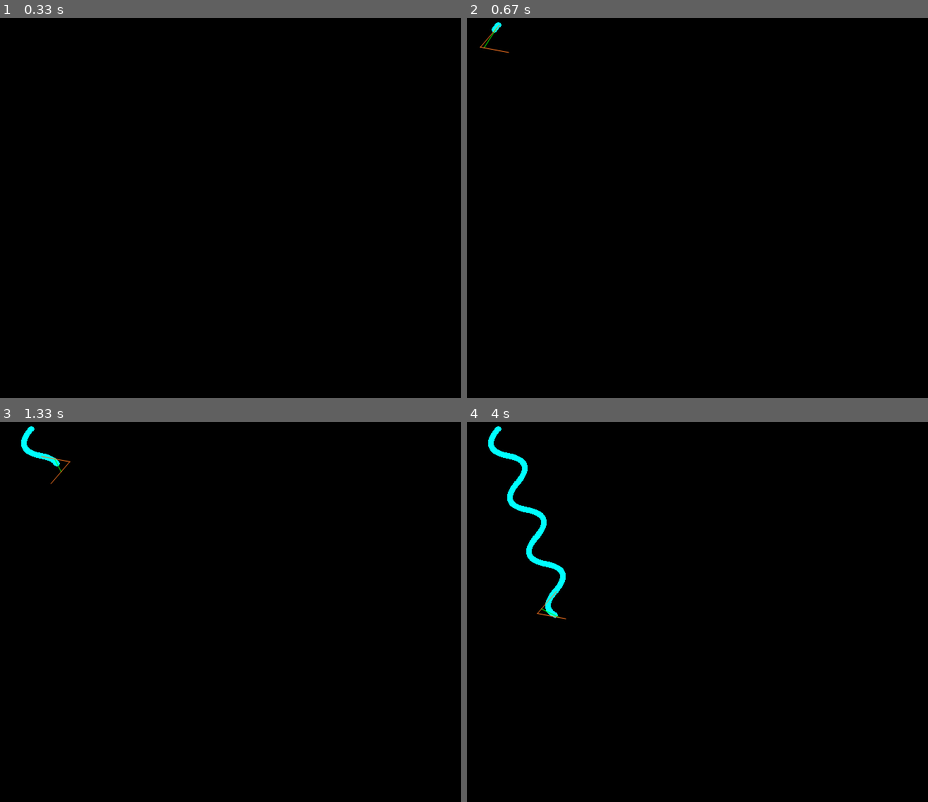
Above: before the commit, frames 1-4 (two rows, left to right).
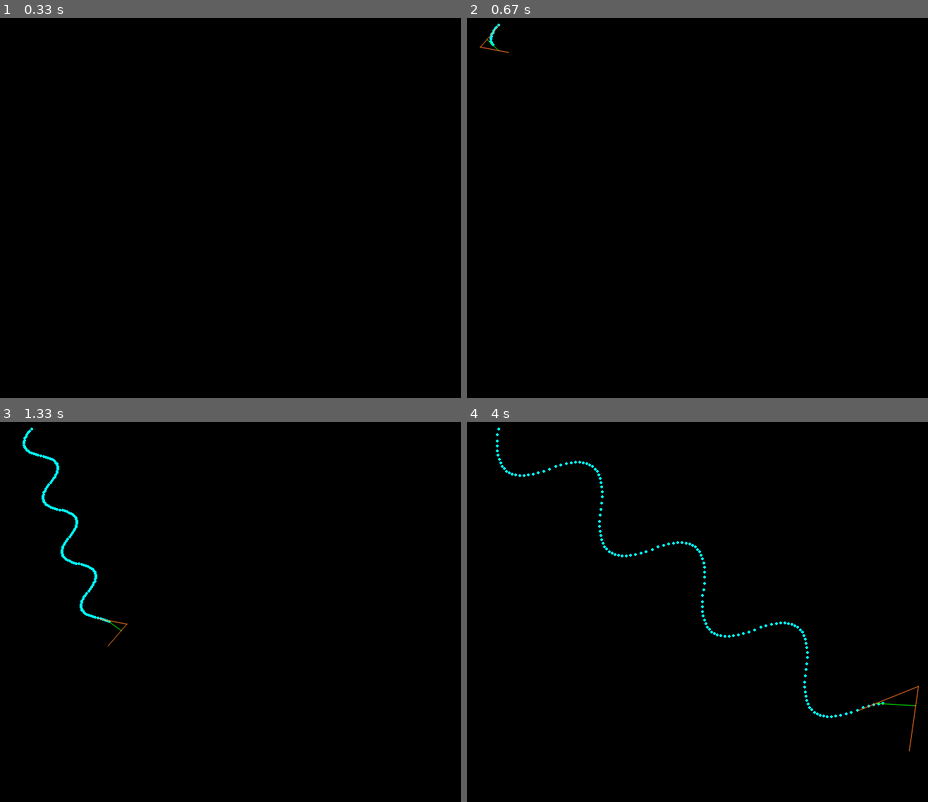
Above: after the commit, the same moments.

Repository: DoYouEvenStackSmash/planning-algorithms-exercises
Game: pygame game, started from src/custom/chain/driver.py
The game is run twice, just before and just after one commit, with the same random seed, the same clock (stepped at 60 frames per second) and the same inputs.
Inputs (mouse positions are in pixels of both pictures, inside the frame that each line leads up to):
- Up to frame 1 (0.33 s): no input
- Up to frame 2 (0.67 s): press the mouse at (711, 272) at 0.37 s; move the mouse to (642, 257) at 0.47 s; release the mouse at (573, 242) at 0.6 s
- Up to frame 3 (1.33 s): press the mouse at (244, 676) at 1.2 s; move the mouse to (179, 604) at 1.3 s
- Up to frame 4 (4 s): release the mouse at (577, 528) at 1.43 s; click (821, 596) at 2.38 s; click (909, 748) at 3.22 s

Frame 1 is identical in both runs. In frame 2, less than 0.1% of the frame differs, in the area x 3-8%, y 1-9%; in frame 3, 0.5%; in frame 4, 1.5%, in the area x 4-99%, y 1-87%.

Commit message:
added cube driver

Diff:
--- /dev/null
+++ b/src/custom/chain/cube-driver.py
@@ -0,0 +1,87 @@
+#!/usr/bin/python3
+import pygame
+import time
+from render_support import PygameArtFxns as pafn
+from render_support import GeometryFxns as gfn
+from render_support import MathFxns
+from render_support import TransformFxns as tfn
+import sys
+LALT = 256
+LSHIFT = 1
+LCTRL = 64
+SPACE = 32
+
+def lerp_list(p1, p2, n = 100):
+  pts = []
+  step = 1 / n
+  for i in range(n):
+    pts.append(gfn.lerp(p1, p2, step * i))
+  pts.append(p2)
+  return pts
+
+def lerp_calculate(pts, n = 100):
+  l1 = lerp_list(pts[0],pts[1])
+  l2 = lerp_list(pts[1],pts[2])
+  l3 = lerp_list(pts[2],pts[3])
+  m1 = []
+  m2 = []
+  step = 1 / n
+  for i in range(n):
+    m1.append(gfn.lerp(l1[i],l2[i],i * step))
+    m2.append(gfn.lerp(l2[i],l3[i],i * step))
+  m1.append(gfn.lerp(l1[-1],l2[-1],1))
+  m2.append(gfn.lerp(l2[-1],l3[-1],1))
+  m3 = []
+  for i in range(n):
+    m3.append(gfn.lerp(m1[i],m2[i],i * step))
+  m3.append(gfn.lerp(m1[-1],m2[-1],1))
+  return l1,l2,l3,m1,m2,m3
+
+
+
+def pygame_cube_lerp_main(screen):
+  k = 100
+  segment = 8
+  origin = (k,k)
+  pts = []
+  while 1:
+    for event in pygame.event.get():
+      if event.type == pygame.MOUSEBUTTONDOWN:
+        # LCTRL for exit hotkey
+        if pygame.key.get_mods() == LCTRL:
+          sys.exit()
+        if pygame.key.get_mods() == LALT:
+          pafn.clear_frame(screen)
+          continue
+        while pygame.MOUSEBUTTONUP not in [event.type for event in pygame.event.get()]:
+          continue
+        p = pygame.mouse.get_pos()
+        pts.append(p)
+        pafn.frame_draw_dot(screen, p,pafn.colors["green"])
+        if len(pts) == 4:
+          pafn.clear_frame(screen)
+          pafn.frame_draw_polygon(screen, pts, pafn.colors["red"])
+          l1,l2,l3,m1,m2,mpts = lerp_calculate(pts)
+          for i in range(len(mpts)):
+            pafn.clear_frame(screen)
+            for j in range(i):
+              pafn.frame_draw_dot(screen, mpts[j], pafn.colors["cyan"])
+            pafn.frame_draw_line(screen, (pts[0],pts[1]), pafn.colors['red'])
+            pafn.frame_draw_line(screen, (pts[1],pts[2]), pafn.colors['red'])
+            pafn.frame_draw_line(screen, (pts[2],pts[3]), pafn.colors['red'])
+            pafn.frame_draw_line(screen, (l1[i],l2[i]),pafn.colors["tangerine"])
+            pafn.frame_draw_line(screen, (l2[i],l3[i]),pafn.colors["tangerine"])
+            pafn.frame_draw_bold_line(screen, (m1[i],m2[i]),pafn.colors['green'])
+            # pafn.frame_draw_polygon(screen, pts, pafn.colors["red"])
+            pygame.display.update()
+            time.sleep(0.02)
+          pts = []
+        pygame.display.update()
+
+def main():
+  pygame.init()
+  screen = pafn.create_display(800,800)
+  pygame_cube_lerp_main(screen)
+
+if __name__ == '__main__':
+  main()
--- a/src/custom/chain/driver.py
+++ b/src/custom/chain/driver.py
@@ -69,7 +69,7 @@
             sign = sign * -1
 
           # calculate lerp points
-          n = 100
+          n = 20
           step = 1 / n
           for sp in range(len(spts) - 1):
             for i in range(n):
--- a/src/custom/chain/render_support.py
+++ b/src/custom/chain/render_support.py
@@ -157,7 +157,7 @@
     Draws a single dot given a point (x, y)
     Returns nothing
     '''
-    pygame.draw.circle(screen, color, point, 4, width)
+    pygame.draw.circle(screen, color, point, 2, width)
 
   def clear_frame(screen, color=(0,0,0)):
     '''
--- a/src/custom/chain/rotation-driver.py
+++ b/src/custom/chain/rotation-driver.py
@@ -56,7 +56,7 @@
 def main():
   pygame.init()
   screen = pafn.create_display(800,800)
-  pts = [(300, 375),(500,375), (500,425),(300,425)]
+  pts = [(300, 375),(500,400),(300,425)]#(500,375), (500,425),(300,425)]
   reversed(pts)
   pafn.frame_draw_polygon(screen, pts, pafn.colors["red"])
   pygame.display.update()
